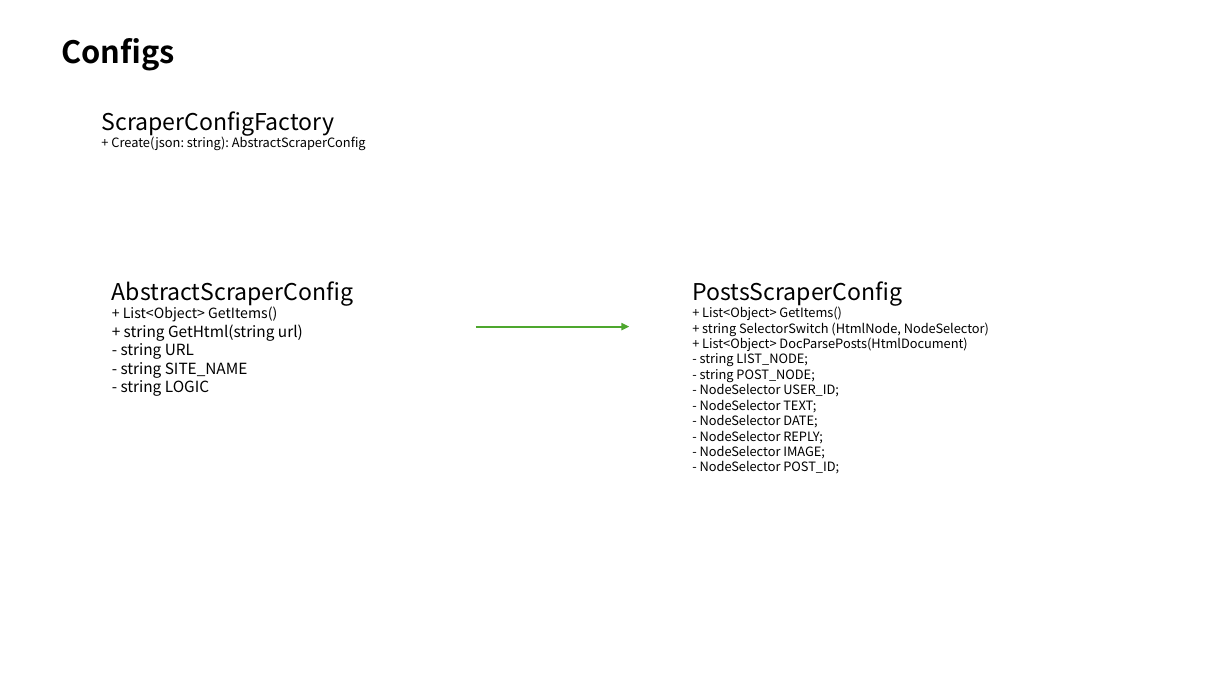
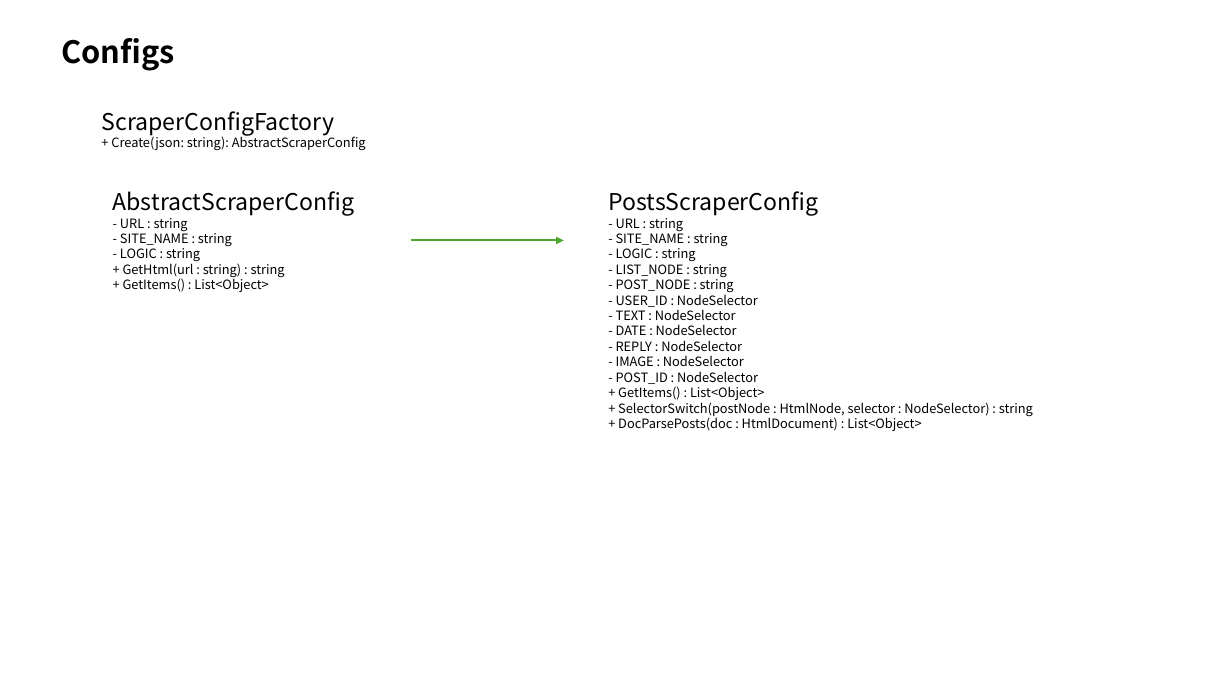
Before and after one commit to miyas02/matome_phase1, a slide deck: slide 3 of source/docs/まとめサイト管理ソフトウェア要件定義.pptx. Drawn at 1232x693 pixels with LibreOffice and Linux fonts; fonts in the diff are those of the drawing. Boxes give left, top, right and bottom in pixels: in the first picture for what was removed or moved away, otherwise in the second. Text is boxed around its words. In the diff, an @@ line names an element or a change of style, - is before the commit and + after.

Commit message:
#14

```diff
--- a/source/docs/まとめサイト管理ソフトウェア要件定義.pptx
+++ b/source/docs/まとめサイト管理ソフトウェア要件定義.pptx
@@ text "AbstractScraperConfig": place and size @@
-text "AbstractScraperConfig" at box(112, 281, 353, 396)
+text "AbstractScraperConfig" at box(113, 191, 354, 292)
@@ text "PostsScraperConfig": place and size @@
-text "PostsScraperConfig" at box(692, 281, 989, 474)
+text "PostsScraperConfig" at box(608, 191, 1033, 431)
@@ text at box(120, 218, 285, 292): text changed; size 12 to 10 pt @@
-+ List<Object> GetItems()
-+ string GetHtml(string url)
-- string URL
-- string SITE_NAME
-- string LOGIC
+- URL : string
+- SITE_NAME : string
+- LOGIC : string
++ GetHtml(url : string) : string
++ GetItems() : List<Object>
@@ text at box(616, 218, 1033, 431): text changed @@
-+ List<Object> GetItems()
-+ string SelectorSwitch (HtmlNode, NodeSelector)
-+ List<Object> DocParsePosts(HtmlDocument)
-- string LIST_NODE;
-- string POST_NODE;
-- NodeSelector USER_ID;
-- NodeSelector TEXT;
-- NodeSelector DATE;
-- NodeSelector REPLY;
-- NodeSelector IMAGE;
-- NodeSelector POST_ID;
+- URL : string
+- SITE_NAME : string
+- LOGIC : string
+- LIST_NODE : string
+- POST_NODE : string
+- USER_ID : NodeSelector
+- TEXT : NodeSelector
+- DATE : NodeSelector
+- REPLY : NodeSelector
+- IMAGE : NodeSelector
+- POST_ID : NodeSelector
++ GetItems() : List<Object>
++ SelectorSwitch(postNode : HtmlNode, selector : NodeSelector) : string
++ DocParsePosts(doc : HtmlDocument) : List<Object>
@@ arrow moved from (476, 327) - (629, 327) to (410, 240) - (564, 240) @@
```
